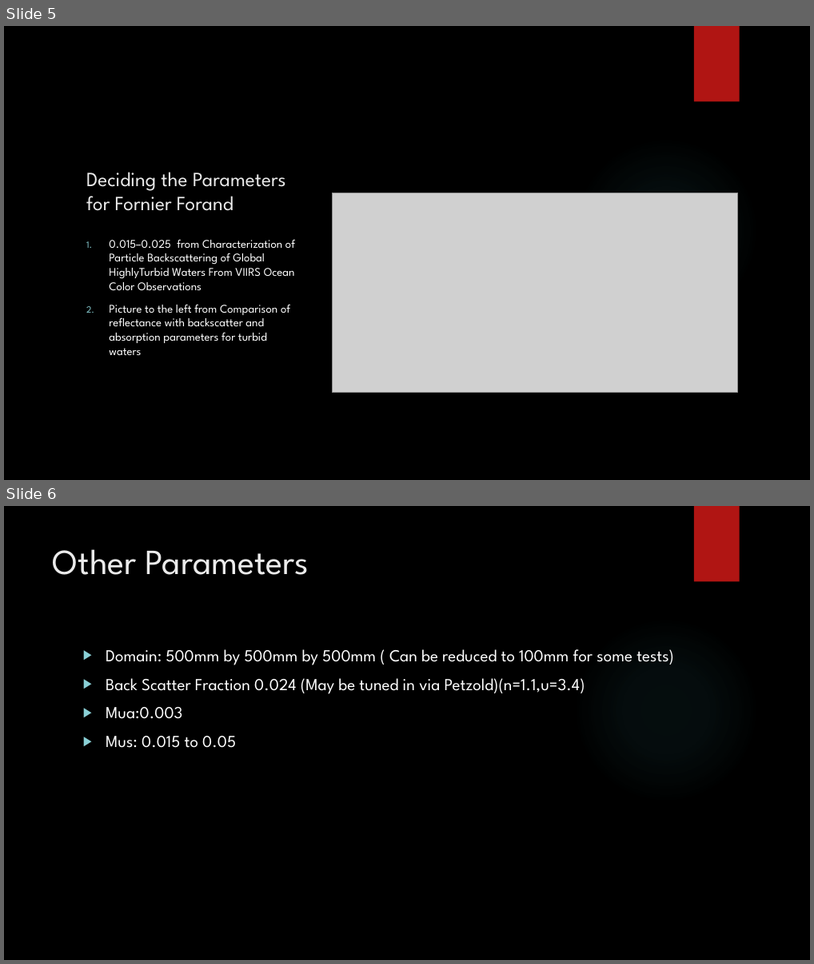
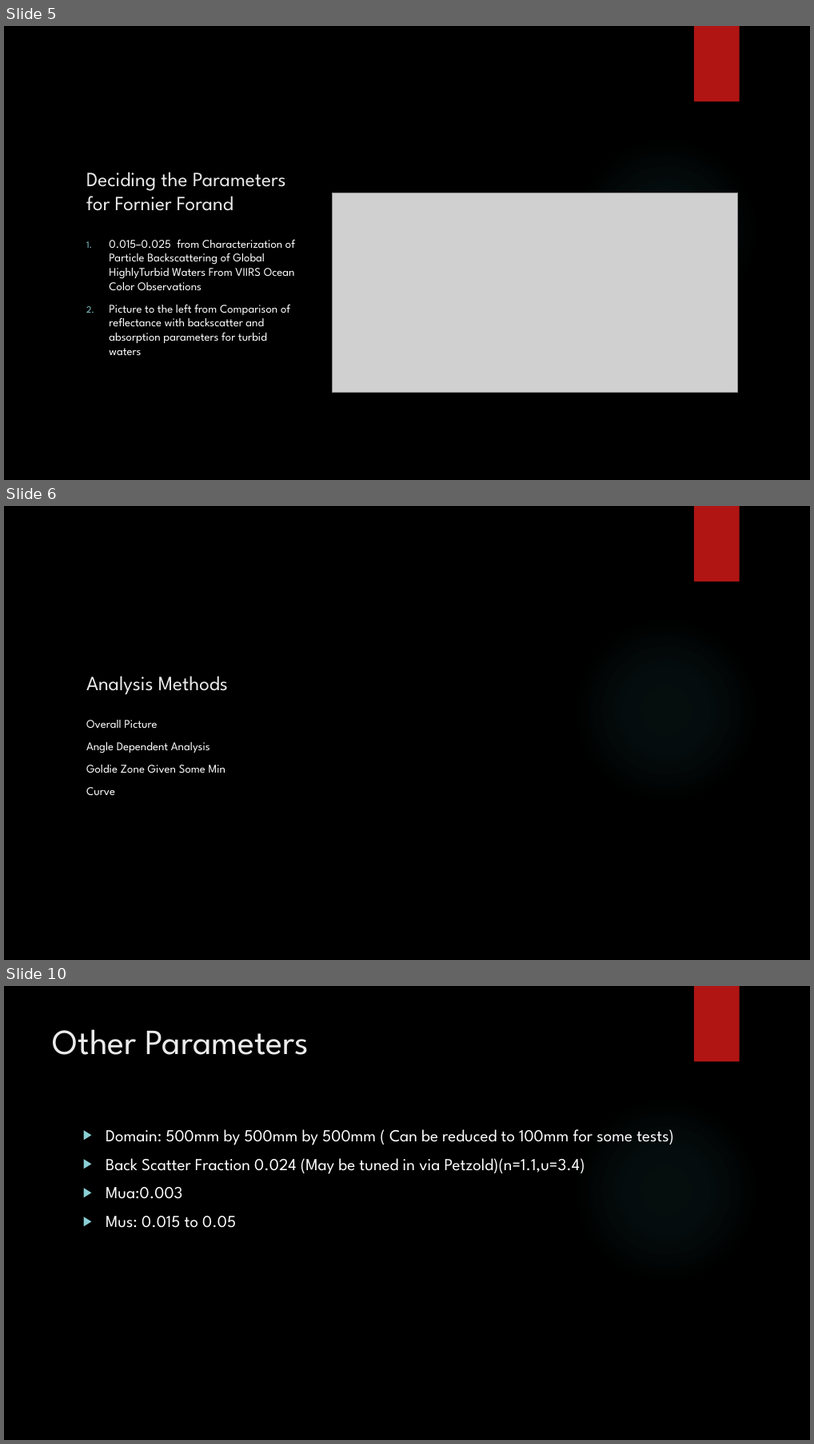
Before and after one commit to KAANVOLKAN05/GPGPU_Research, a slide deck: MonteCarlo/MonteCarloProj/Presentation for West River.pptx. Shown one above the other, each under a label of ours: slides 5 and 6 before the commit, slides 5, 6 and 10 after it; the slides between them are not shown. The pictures are 814x964 and 814x1444 pixels, drawn with LibreOffice and Linux fonts; fonts in the diff are those of the drawing; grey boxes stand for pictures; background and template pictures are left out. Boxes give left, top, right and bottom in pixels: in the first picture for what was removed or moved away, otherwise in the second. Text is boxed around its words. In the diff, an @@ line names an element or a change of style, - is before the commit and + after.

```diff
--- a/MonteCarlo/MonteCarloProj/Presentation for West River.pptx
+++ b/MonteCarlo/MonteCarloProj/Presentation for West River.pptx
@@ slide 6 added at (x1=4, y1=506, x2=810, y2=960), background picture (left out); not listed: 2 template elements that a slide beside it also shows @@
@@ title added at (x1=86, y1=676, x2=228, y2=695), 24 pt, text #EBEBEB @@
+Analysis Methods
@@ text added at (x1=86, y1=720, x2=226, y2=795), 14 pt, text #FFFFFF @@
+Overall Picture
+Angle Dependent Analysis
+Goldie Zone Given Some Min
+Curve
@@ what was slide 6 is now slide 10 @@
```
Also in this commit, not shown: 3 other slides added, 1 other file.
